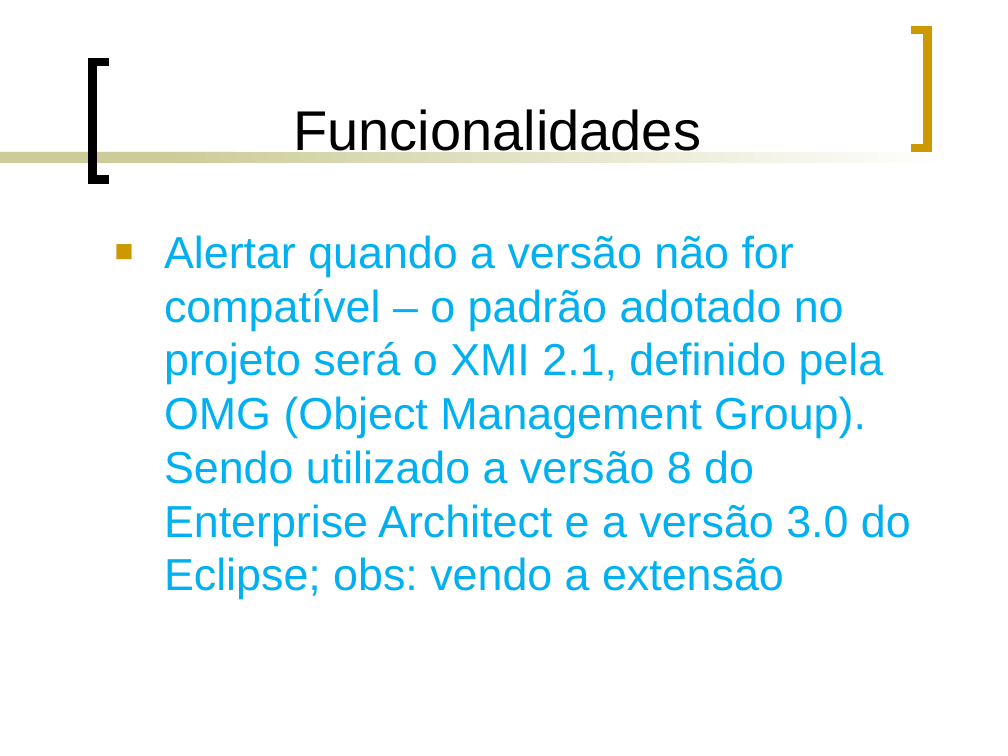
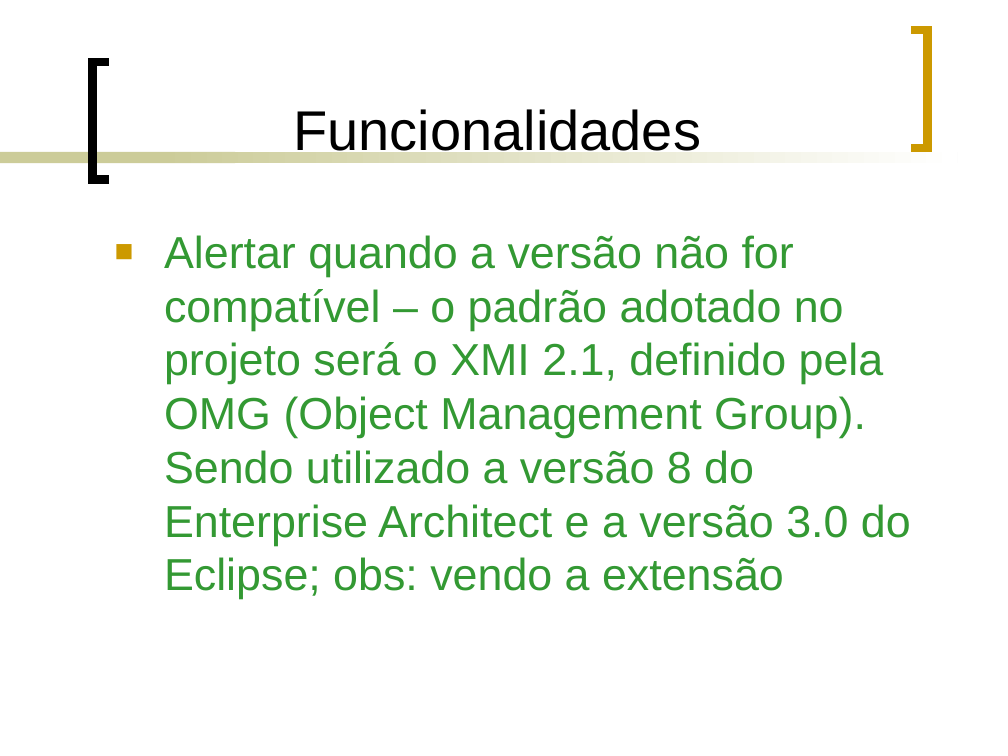
Before and after one commit to ms-uerj/conversoruml, a slide deck: slide 6 of apresentação/Equipe Parseros.ppt (slide 12 before the commit). Drawn at 1008x756 pixels with LibreOffice and Linux fonts; fonts in the diff are those of the drawing. Boxes give left, top, right and bottom in pixels: in the first picture for what was removed or moved away, otherwise in the second. Text is boxed around its words. In the diff, an @@ line names an element or a change of style, - is before the commit and + after.

```diff
--- a/apresentação/Equipe Parseros.ppt
+++ b/apresentação/Equipe Parseros.ppt
@@ text "Alertar quando a versão não ..." at bbox=[164, 235, 911, 599]: text colour #00B0F0 to #339933 @@
```
Also in this commit, not shown: 6 other slides changed, 4 slides added, 5 slides removed.
